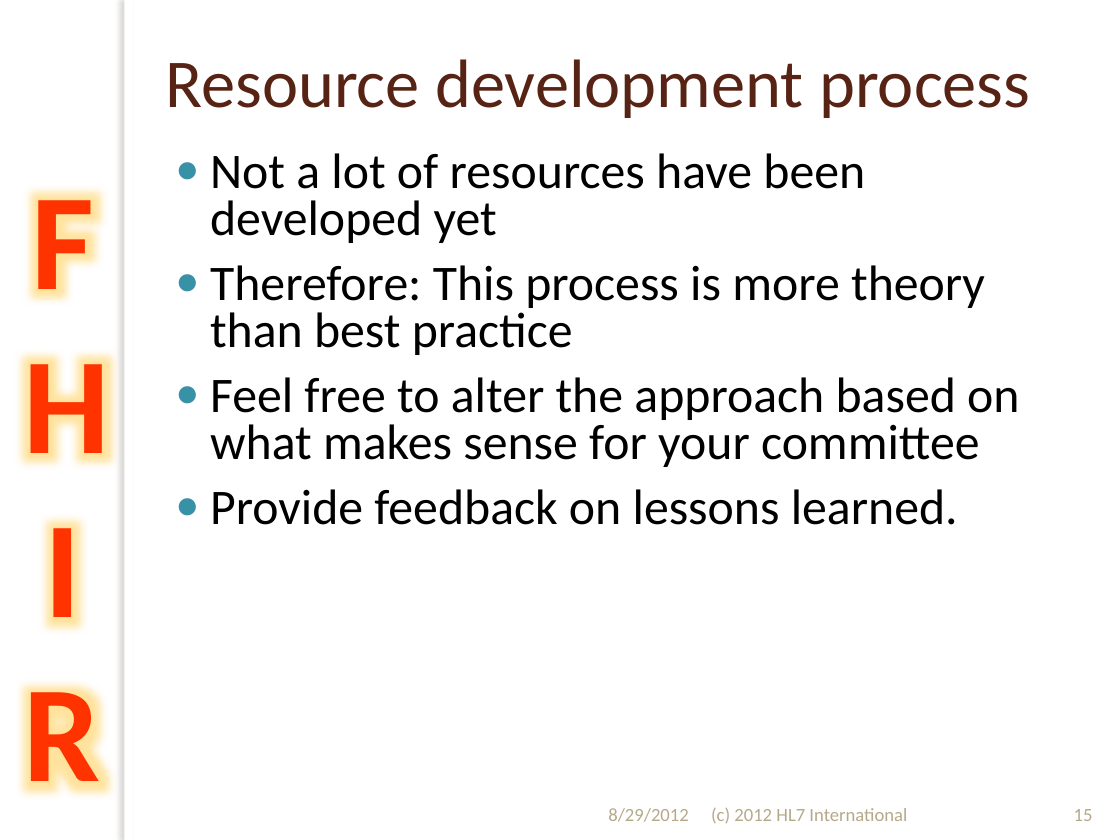
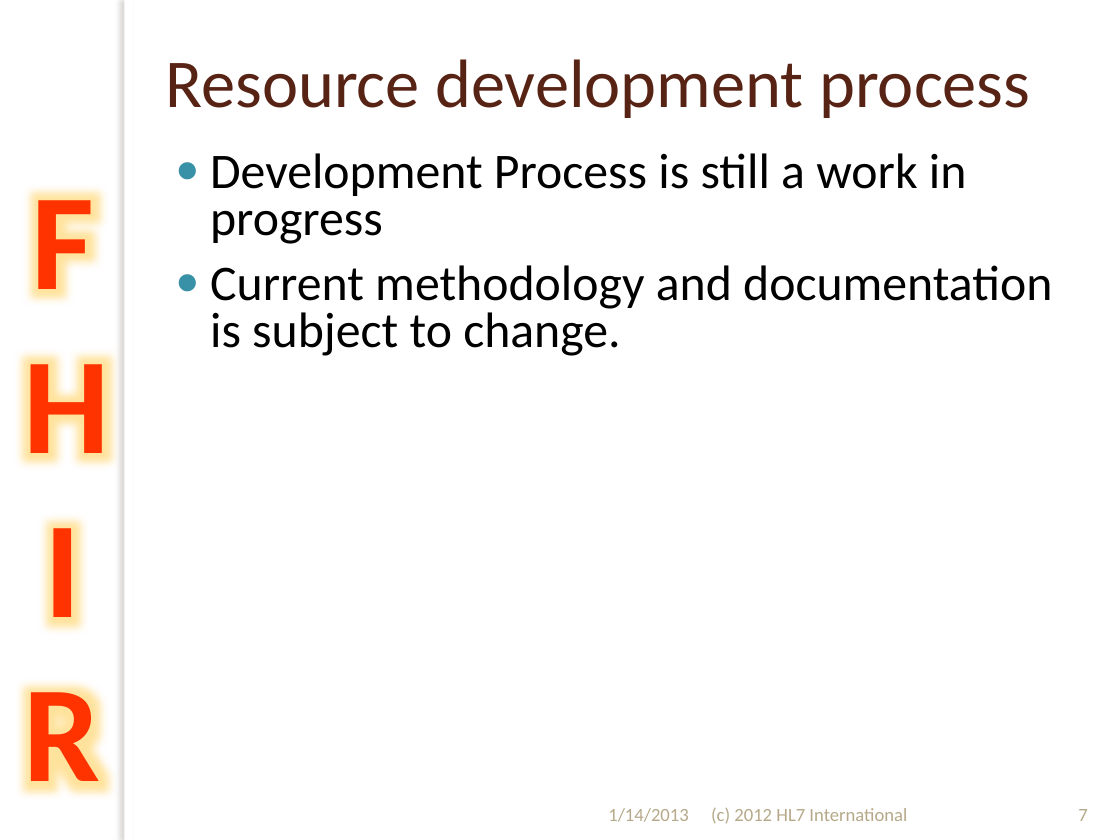
Before and after one commit to vista-novo/fhir, a slide deck: slide 7 of presentations/2012-Sept/201209 WGM Hands on with FHIR.pptx (slide 15 before the commit). Drawn at 1120x840 pixels with LibreOffice and Linux fonts; fonts in the diff are those of the drawing; background and template pictures are left out. Boxes give left, top, right and bottom in pixels: in the first picture for what was removed or moved away, otherwise in the second. Text is boxed around its words. In the diff, an @@ line names an element or a change of style, - is before the commit and + after.

```diff
--- a/presentations/2012-Sept/201209 WGM Hands on with FHIR.pptx
+++ b/presentations/2012-Sept/201209 WGM Hands on with FHIR.pptx
@@ text at [210, 153, 1052, 356]: text changed @@
-● Not a lot of resources have been developed yet
-● Therefore: This process is more theory than best practice
-● Feel free to alter the approach based on what makes sense for your committee
-● Provide feedback on lessons learned.
+● Development Process is still a work in progress
+● Current methodology and documentation is subject to change.
@@ text at [608, 808, 689, 822]: text changed @@
-8/29/2012
+1/14/2013
@@ page number at [1078, 809, 1087, 821]: text changed @@
-15
+7
```
Also in this commit, not shown: 47 other slides changed, 17 slides removed, 13 other files.
